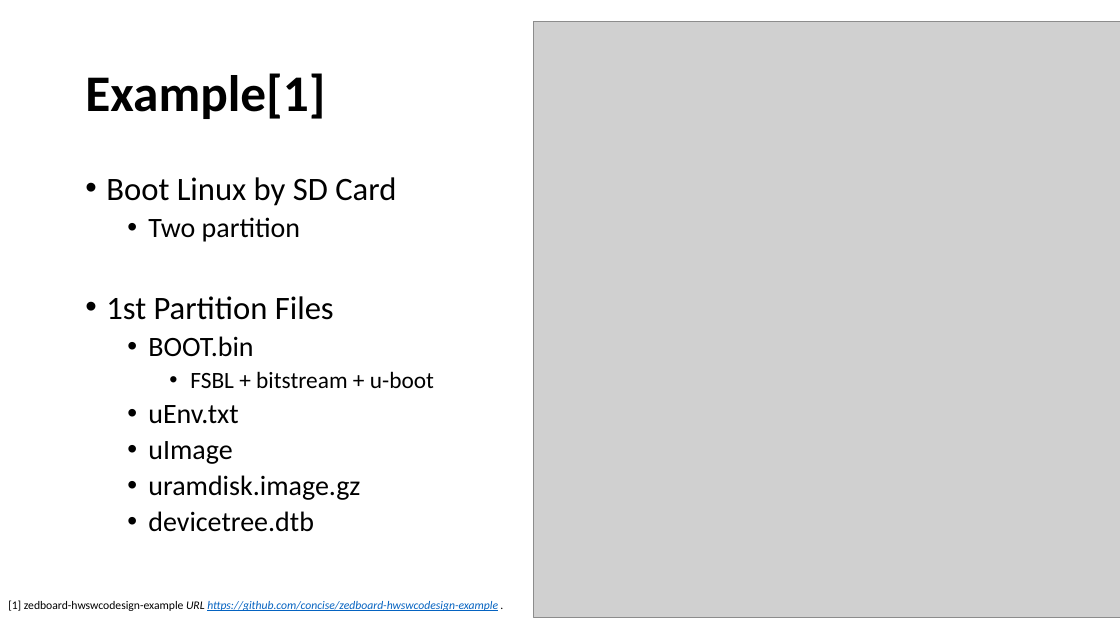
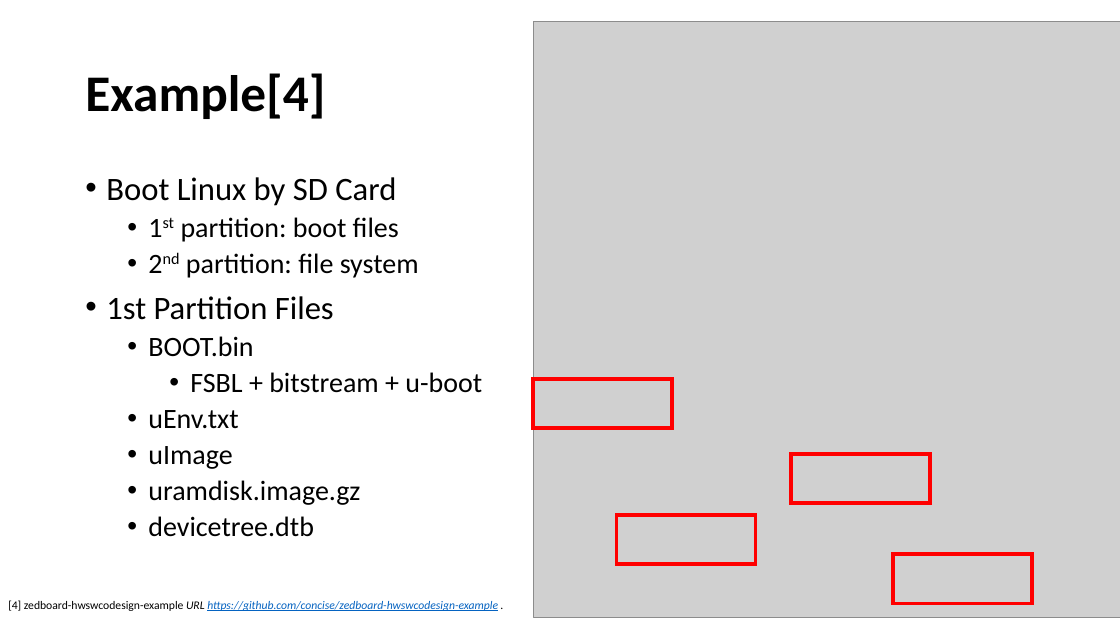
Before and after one commit to yllibliu/presentation, a slide deck: slide 15 of UIO.pptx (slide 10 before the commit). Drawn at 1120x630 pixels with LibreOffice and Linux fonts; fonts in the diff are those of the drawing; grey boxes stand for pictures. Boxes give left, top, right and bottom in pixels: in the first picture for what was removed or moved away, otherwise in the second. Text is boxed around its words. In the diff, an @@ line names an element or a change of style, - is before the commit and + after.

```diff
--- a/UIO.pptx
+++ b/UIO.pptx
@@ title at (85, 73, 325, 119): text changed @@
-Example[1]
+Example[4]
@@ text at (181, 217, 419, 278): text changed @@
-  • Two partition
+  • 1st partition: boot files
+  • 2nd partition: file system
@@ text at (190, 372, 482, 393): size 20 to 24 pt in "FSBL + bitstream + u-boot" @@
@@ rectangle added at (534, 379, 672, 429), outline #FF0000 3 pt @@
@@ rectangle added at (791, 454, 930, 503), outline #FF0000 3 pt @@
@@ rectangle added at (617, 515, 755, 565), outline #FF0000 3 pt @@
@@ rectangle added at (893, 555, 1032, 604), outline #FF0000 3 pt @@
@@ page number added at (1020, 594, 1034, 605), 12 pt, text #8C8C8C @@
+15
@@ text at (8, 600, 498, 611): text changed @@
-[1] zedboard-hwswcodesign-example URL https://github.com/concise/zedboard-hwswcodesign-example .
+[4] zedboard-hwswcodesign-example URL https://github.com/concise/zedboard-hwswcodesign-example .
```
Also in this commit, not shown: 33 other slides changed, 3 slides added, 3 slides removed, 1 other file.
